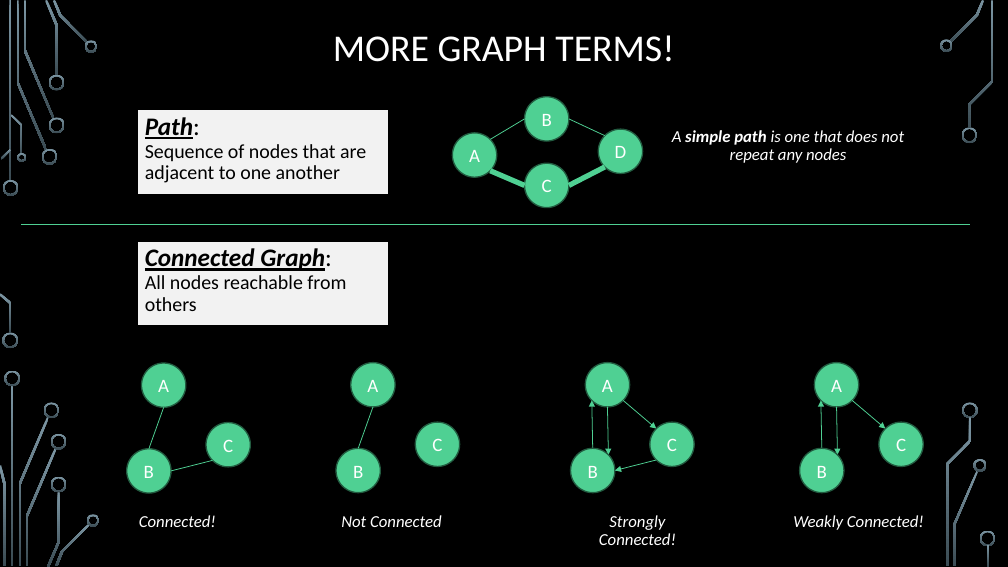
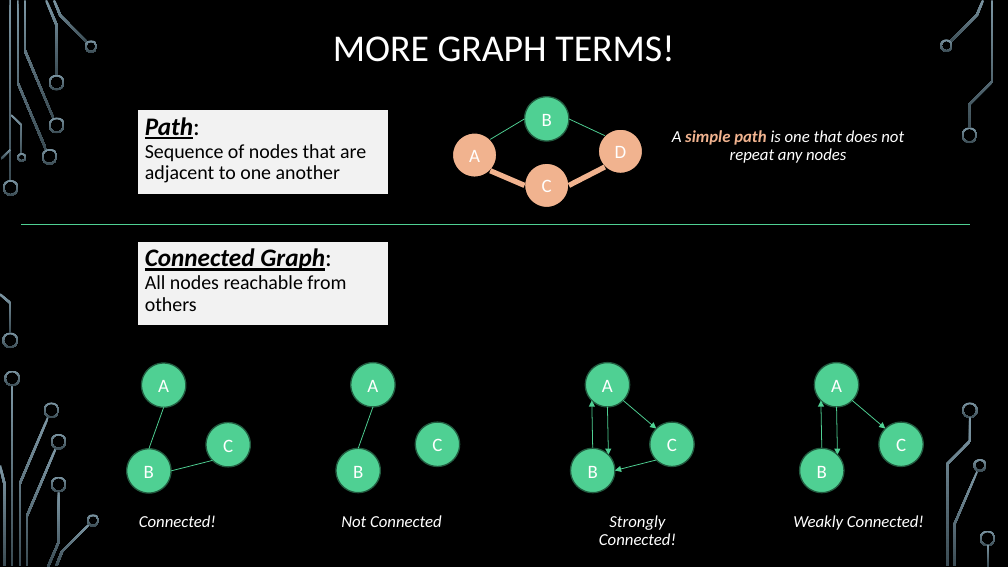
Before and after one commit to markfloryan/dsa2, a slide deck: slide 10 of slides/01-1-GraphsIntroBFS.pptx. Drawn at 1008x567 pixels with LibreOffice and Linux fonts; fonts in the diff are those of the drawing; background and template pictures are left out. Boxes give left, top, right and bottom in pixels: in the first picture for what was removed or moved away, otherwise in the second. Text is boxed around its words. In the diff, an @@ line names an element or a change of style, - is before the commit and + after.

```diff
--- a/slides/01-1-GraphsIntroBFS.pptx
+++ b/slides/01-1-GraphsIntroBFS.pptx
@@ fill #4FD093 to #F1B38F; outline #235B40 1.25 pt to #000000 1.25 pt in 3 elements at [452, 133, 497, 178], [525, 163, 569, 208], [598, 129, 643, 174] @@
@@ text "A simple path is one ..." at [672, 130, 904, 163]: text colour #FFFFFF to #F1B38F in "simple path" @@
@@ line (490, 171) - (525, 185): stroke #4FD093 5 pt to #F1B38F 5 pt @@
@@ line (605, 167) - (569, 185): stroke #4FD093 5 pt to #F1B38F 5 pt @@
```
Also in this commit, not shown: 3 other slides changed, 2 other files.
